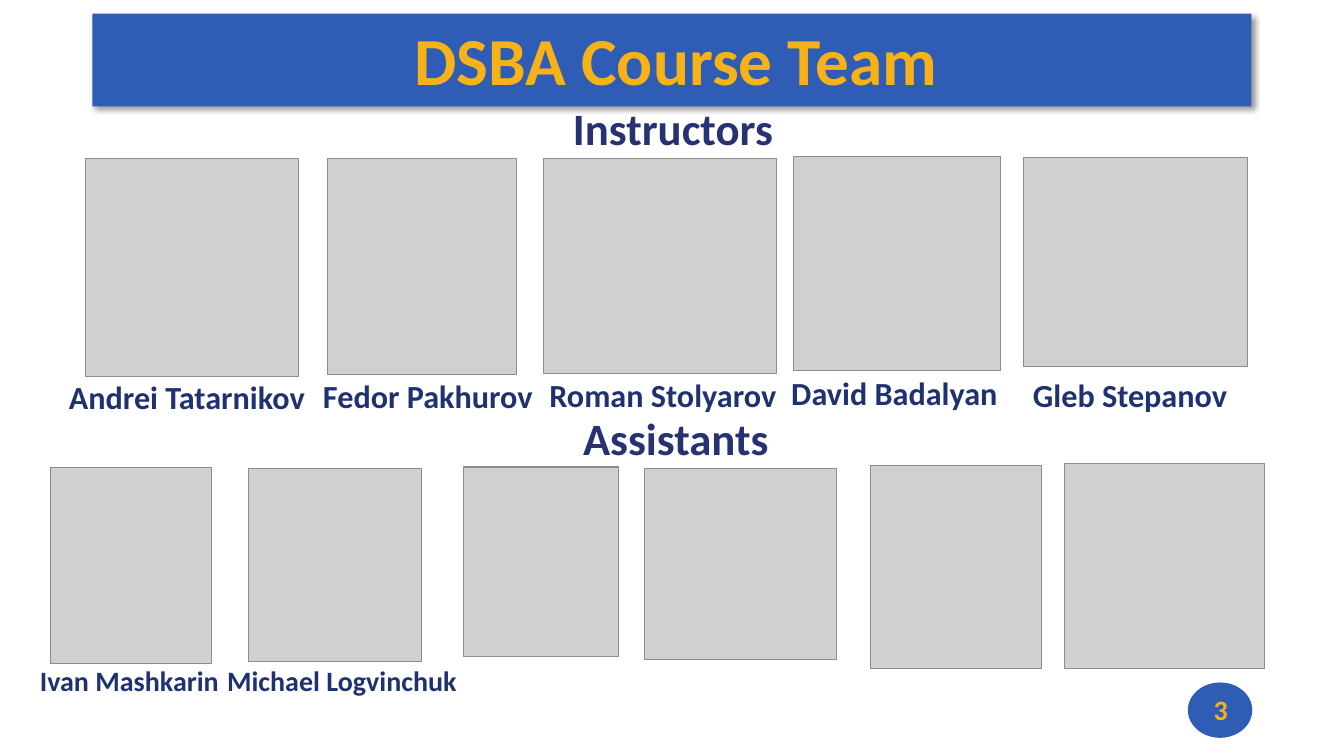
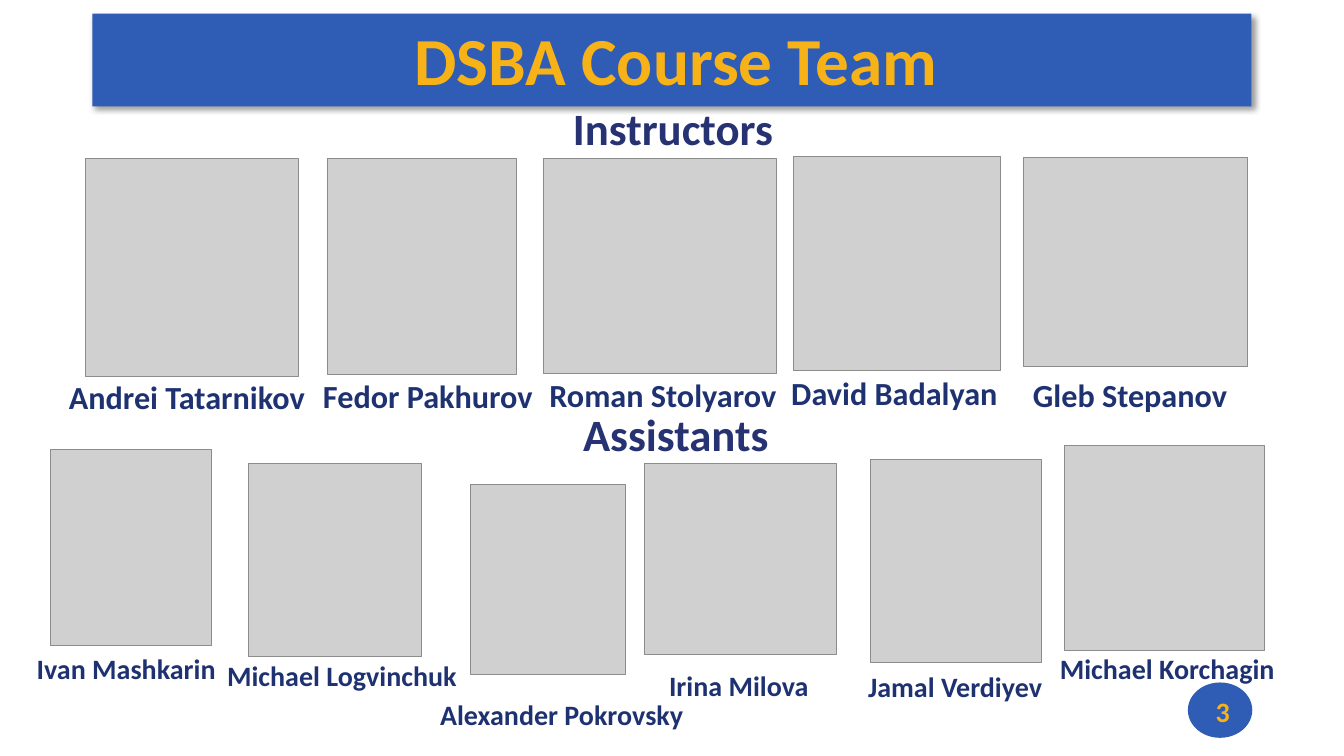
Before and after one commit to andrewt0301/hse-acos-course, a slide deck: slide 3 of docs/part1ca/01_Introduction/CA_Lecture_01.pptx. Drawn at 1344x756 pixels with LibreOffice and Linux fonts; fonts in the diff are those of the drawing; grey boxes stand for pictures. Boxes give left, top, right and bottom in pixels: in the first picture for what was removed or moved away, otherwise in the second. Text is boxed around its words. In the diff, an @@ line names an element or a change of style, - is before the commit and + after.

```diff
--- a/docs/part1ca/01_Introduction/CA_Lecture_01.pptx
+++ b/docs/part1ca/01_Introduction/CA_Lecture_01.pptx
@@ picture: place and size @@
-picture at (1066, 464, 1265, 668)
+picture at (1066, 446, 1265, 650)
@@ picture: place and size @@
-picture at (50, 468, 212, 663)
+picture at (50, 450, 212, 645)
@@ picture: place and size @@
-picture at (464, 467, 619, 656)
+picture at (471, 485, 626, 675)
@@ text "Ivan Mashkarin": place and size @@
-text "Ivan Mashkarin" at (40, 671, 218, 691)
+text "Ivan Mashkarin" at (37, 659, 215, 679)
@@ 3 pictures, 2 texts: place and size @@
-3 pictures, 2 texts at (227, 423, 1043, 696)
+3 pictures, 2 texts at (227, 419, 1043, 691)
@@ text added at (1060, 659, 1274, 686), 20 pt, text #1E3272, bold @@
+Michael Korchagin
@@ text added at (669, 676, 809, 696), 20 pt, text #1E3272, bold @@
+Irina Milova
@@ text added at (868, 677, 1042, 702), 20 pt, text #1E3272, bold @@
+Jamal Verdiyev
@@ text added at (440, 705, 683, 730), 20 pt, text #1E3272, bold @@
+Alexander Pokrovsky
```
Also in this commit, not shown: 1 other slide changed, 2 other files.
